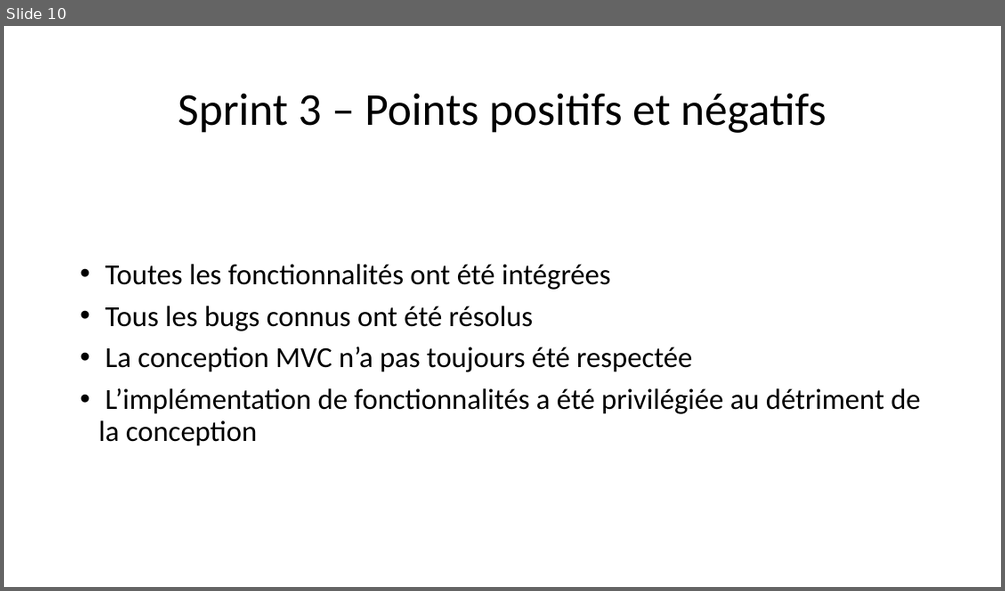
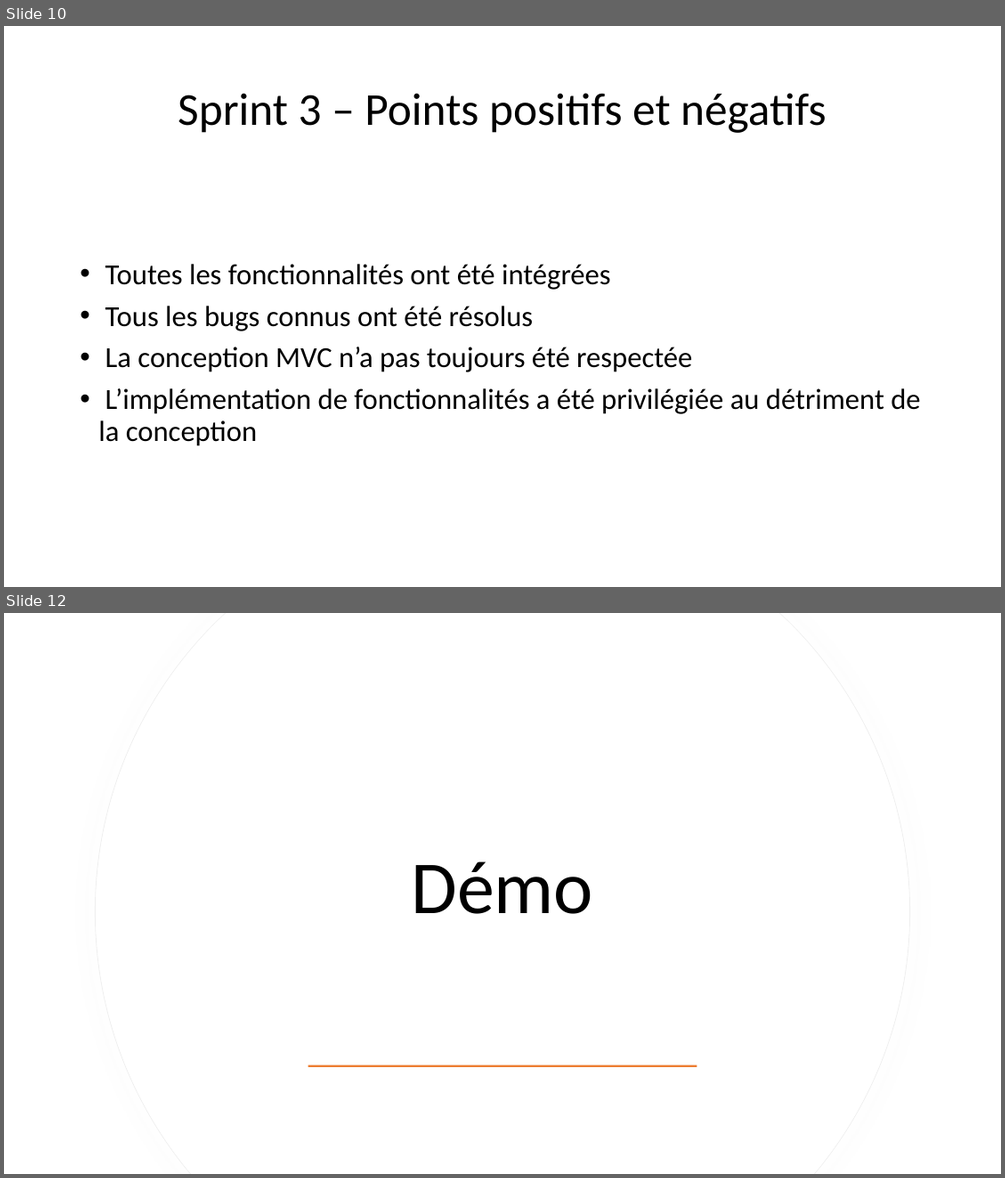
Before and after one commit to HamaraH/projet_labyrinthe, a slide deck: Présentation ACL.pptx. Shown one above the other, each under a label of ours: slide 10 before the commit, slides 10 and 12 after it; the slides between them are not shown. The pictures are 1005x591 and 1005x1178 pixels, drawn with LibreOffice and Linux fonts; fonts in the diff are those of the drawing. Boxes give left, top, right and bottom in pixels: in the first picture for what was removed or moved away, otherwise in the second. Text is boxed around its words. In the diff, an @@ line names an element or a change of style, - is before the commit and + after.

```diff
--- a/Présentation ACL.pptx
+++ b/Présentation ACL.pptx
@@ slide 12 added at [4,613,1001,1174], background #FFFFFF @@
@@ freeform shape added at [96,613,910,1174], fill #FFFFFF, outline #EFEFEF 0.75 pt @@
@@ freeform shape added at [96,613,909,1174], fill #FFFFFF @@
@@ title added at [412,861,594,914], 72 pt, text #000000 @@
+Démo
@@ rectangle added at [308,1064,697,1067], fill #ED7D31 @@
```
Also in this commit, not shown: 7 slides changed.
